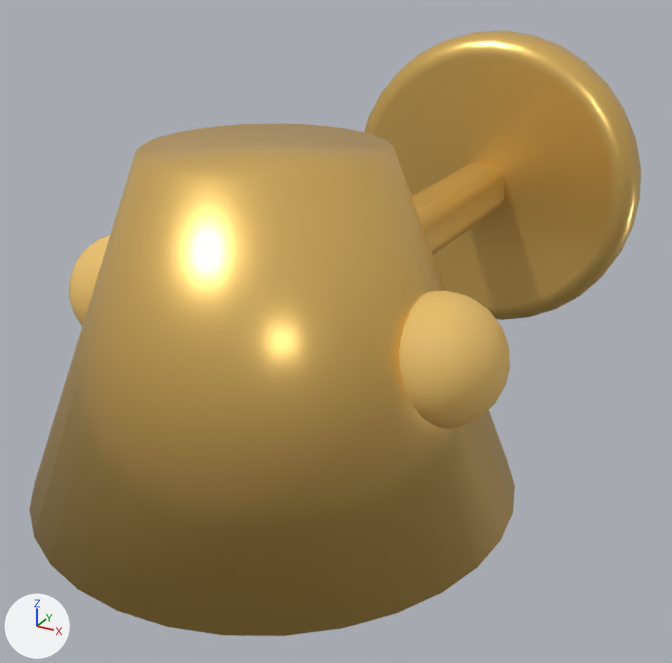
A saved change to the glTF model assets/3d/native/wallSpotBellBrass.glb.
Both versions are drawn from a 50 mm lens placed at (0.297, -0.855, 0.531), pointed at (-0.01, -0.296, 0.252). The lights are fixed; the arrows at lower left show +X, +Y and +Z. The first picture is the older version. Where no turn or scale is listed for an object, it has been applied to the vertices. Vertices at exactly the same position are counted once.

Names of what the first picture shows: 'Bell spotlight shade', 'Spotlight support arm', 'Swivel joint', 'Swivel joint.001', 'Wall backplate'.
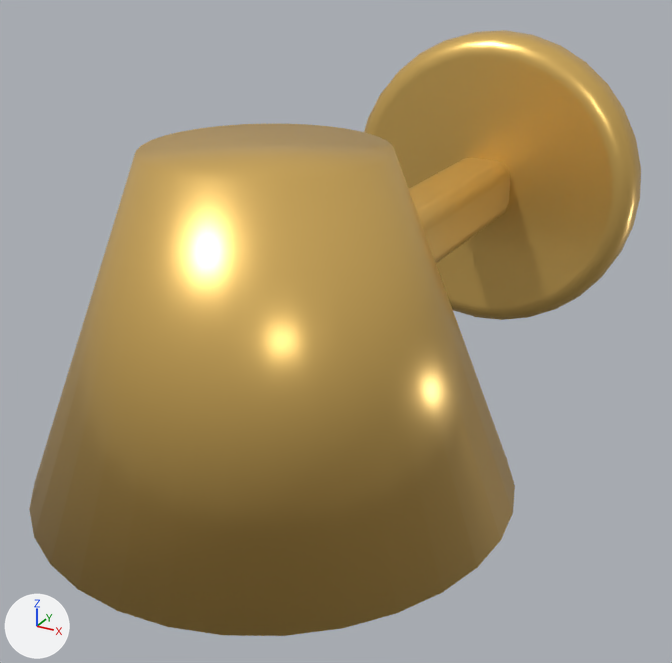
Boxes (x1, y1, x2, y2) around the edits, measured in the pictures (672 x 663 px):
'Swivel joint.001', deleted (orange): before (399, 291, 510, 429)
'Spotlight support arm', reshaped: before (412, 163, 505, 255); after (409, 158, 510, 263)
'Swivel joint', deleted (orange): before (69, 235, 110, 326)

The change, as a diff of the scene's bpy script:
```diff
--- a/assets/3d/native/wallSpotBellBrass.glb.py
+++ b/assets/3d/native/wallSpotBellBrass.glb.py
@@ me_cube_003 @@
 # used by ob_spotlight_support_arm; location = (0.0, -0.18, 0.3)
-me_cube_003.from_pydata(...)  # 96 vertices, 188 faces; spans x -0.023..0.023, y -0.18..0.18, z -0.023..0.023
+me_cube_003.from_pydata(...)  # 96 vertices, 188 faces; spans x -0.027..0.027, y -0.2..0.2, z -0.027..0.027
+# me_cube_003 part 1: 96 of 96 vertices moved; they spanned x -0.023..0.023, y -0.18..0.18, z -0.023..0.023 and now span x -0.027..0.027, y -0.2..0.2, z -0.027..0.027; mean shift (0.0, 0.0, 0.0)
 me_cube_003.materials.append(mat_spotlight_brass)
@@ ob_swivel_joint @@
-ob_swivel_joint = bpy.data.objects.new('Swivel joint', me_sphere_004)
-ob_swivel_joint.location = (-0.115, -0.4, 0.3)
@@ ob_swivel_joint_001 @@
-ob_swivel_joint_001 = bpy.data.objects.new('Swivel joint.001', me_sphere_005)
-ob_swivel_joint_001.location = (0.115, -0.4, 0.3)
```
